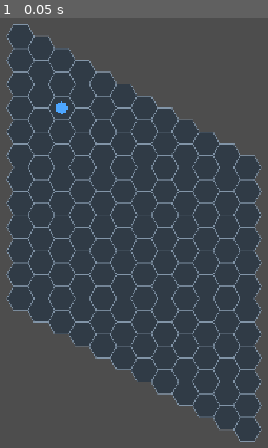
Above: before the commit, frame 1.
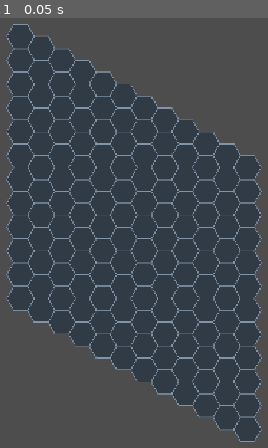
Above: after the commit, the same moment.

Repository: phelip-roberto/tatics-game
Game: Godot game, scene res://scenes/battle/battle.tscn
The game is run twice, just before and just after one commit, with the same random seed, the same clock (stepped at 60 frames per second) and the same inputs.
Inputs:
- Up to frame 1 (0.05 s): no input

The runs differ from the first frame. In frame 1, less than 0.1% of the frame differs, in the area x 20-26%, y 19-23%.

Commit message:
refactor(battle): separate units from the hex grid

Diff:
--- a/scenes/battle/battle.tscn
+++ b/scenes/battle/battle.tscn
@@ -1,6 +1,6 @@
 [gd_scene format=3 uid="uid://di1lrg3005f5g"]
 
-[ext_resource type="Script" uid="uid://cxxniyyxyk3x0" path="res://scripts/grid/hex_grid.gd" id="1_7gynk"]
+[ext_resource type="Script" uid="uid://cxxniyyxyk3x0" path="res://src/entities/hex_grid.gd" id="1_7gynk"]
 [ext_resource type="Script" path="res://scripts/battle/battle.gd" id="2_battle"]
 
 [node name="Battle" type="Node2D" unique_id=1058290417]
--- a/scenes/units/unit.tscn
+++ b/scenes/units/unit.tscn
@@ -1,6 +1,6 @@
 [gd_scene format=3 uid="uid://f55mlh0hftcd"]
 
-[ext_resource type="Script" uid="uid://fv1rqqsd8530" path="res://scripts/units/unit.gd" id="1_qgilm"]
+[ext_resource type="Script" uid="uid://fv1rqqsd8530" path="res://src/entities/tactical_unit.gd" id="1_qgilm"]
 
 [node name="Unit" type="Node2D" unique_id=1281609655]
 script = ExtResource("1_qgilm")
--- a/scripts/battle/battle.gd
+++ b/scripts/battle/battle.gd
@@ -1,11 +1,22 @@
-extends Node
+extends Node2D
+
+const UNIT_SCENE: PackedScene = preload("res://scenes/units/unit.tscn")
+const TEST_UNIT_CELL: Vector2i = Vector2i(2, 2)
+
+@onready var units_layer: Node2D = $Units
+@onready var hex_grid: HexGrid = $HexGrid
+
+var test_unit: TacticalUnit
 
 
-# Called when the node enters the scene tree for the first time.
 func _ready() -> void:
-	pass # Replace with function body.
+	test_unit = UNIT_SCENE.instantiate() as TacticalUnit
+	units_layer.add_child(test_unit)
+	hex_grid.configure_test_unit(test_unit, units_layer)
 
-
-# Called every frame. 'delta' is the elapsed time since the previous frame.
-func _process(delta: float) -> void:
-	pass
+	# Convert through global space because grid and units are sibling layers.
+	test_unit.scale = hex_grid.scale
+	test_unit.set_grid_cell(
+		TEST_UNIT_CELL,
+		hex_grid.cell_to_units_local(TEST_UNIT_CELL)
+	)
--- a/scripts/grid/hex_grid.gd
+++ b/src/entities/hex_grid.gd
@@ -1,20 +1,18 @@
 
 extends Node2D
+class_name HexGrid
 
 const GRID_WIDTH: int = 12
 const GRID_HEIGHT: int = 12
 const HEX_SIZE: float = 28.0
 const GRID_MARGIN: float = 24.0
 
-const UNIT_SCENE: PackedScene = preload(
-	"res://scenes/units/unit.tscn"
-)
-
 const CELL_COLOR := Color("#303b46")
 const CELL_BORDER_COLOR := Color("#8295a8")
 const REACHABLE_COLOR := Color("#426b68")
 
 var unit: TacticalUnit
+var units_layer: Node2D
 var unit_selected: bool = false
 
 
@@ -26,19 +24,15 @@
 	print("Posição da grade: ", position)
 	print("Escala da grade: ", scale)
 
-	create_unit()
-	print("Unidade criada: ", unit != null)
-
 	queue_redraw()
 
-func create_unit() -> void:
-	unit = UNIT_SCENE.instantiate() as TacticalUnit
-	add_child(unit)
-
-	unit.set_grid_cell(
-		Vector2i(2, 2),
-		cell_to_local(Vector2i(2, 2))
-	)
+func configure_test_unit(test_unit: TacticalUnit, unit_layer: Node2D) -> void:
+	unit = test_unit
+	units_layer = unit_layer
+
+
+func cell_to_units_local(cell: Vector2i) -> Vector2:
+	return units_layer.to_local(to_global(cell_to_local(cell)))
 
 
 func cell_to_local(cell: Vector2i) -> Vector2:
@@ -189,9 +183,11 @@
 	):
 		return
 
-	var mouse_position := to_local(
-		get_global_mouse_position()
-	)
+	handle_click_at_global_position(get_global_mouse_position())
+
+
+func handle_click_at_global_position(global_mouse_position: Vector2) -> void:
+	var mouse_position: Vector2 = to_local(global_mouse_position)
 
 	# Clique na unidade: seleciona ou deseleciona.
 	var unit_center := cell_to_local(unit.grid_cell)
@@ -219,7 +215,7 @@
 	if is_reachable(target_cell):
 		unit.set_grid_cell(
 			target_cell,
-			cell_to_local(target_cell)
+			cell_to_units_local(target_cell)
 		)
 
 		print("Unidade movimentada para: ", target_cell)
--- /dev/null
+++ b/tests/test_battle_scene.gd
@@ -0,0 +1,70 @@
+extends SceneTree
+
+const BATTLE_SCENE: PackedScene = preload("res://scenes/battle/battle.tscn")
+const POSITION_TOLERANCE: float = 0.01
+
+var _failure_count: int = 0
+
+
+func _initialize() -> void:
+	call_deferred("_run_scene_checks")
+
+
+func _run_scene_checks() -> void:
+	var battle: Node2D = BATTLE_SCENE.instantiate() as Node2D
+	root.add_child(battle)
+	await process_frame
+
+	var units_layer: Node2D = battle.get_node("Units") as Node2D
+	var grid: HexGrid = battle.get_node("HexGrid") as HexGrid
+	var unit: TacticalUnit = units_layer.get_node("Unit") as TacticalUnit
+	var expected_global_position: Vector2 = grid.to_global(
+		grid.cell_to_local(unit.grid_cell)
+	)
+
+	_check(unit.get_parent() == units_layer, "test unit is under the Units layer")
+	_check(
+		unit.global_position.distance_to(expected_global_position) <= POSITION_TOLERANCE,
+		"unit global position matches its grid cell after sibling transform conversion"
+	)
+	_check(
+		unit.scale.is_equal_approx(grid.scale),
+		"unit keeps the grid's scale when rendered in the sibling layer"
+	)
+
+	grid.handle_click_at_global_position(unit.global_position)
+	_check(unit.is_selected, "unit can still be selected")
+
+	var destination: Vector2i = Vector2i(3, 2)
+	grid.handle_click_at_global_position(grid.to_global(grid.cell_to_local(destination)))
+	var destination_global_position: Vector2 = grid.to_global(
+		grid.cell_to_local(destination)
+	)
+	_check(unit.grid_cell == destination, "selected unit can still move to a reachable cell")
+	_check(
+		unit.global_position.distance_to(destination_global_position) <= POSITION_TOLERANCE,
+		"moved unit remains aligned to the destination cell"
+	)
+
+	battle.queue_free()
+	await process_frame
+	_finish()
+
+
+func _check(condition: bool, description: String) -> void:
+	if condition:
+		print("PASS: ", description)
+		return
+
+	_failure_count += 1
+	push_error("FAIL: " + description)
+
+
+func _finish() -> void:
+	if _failure_count > 0:
+		push_error("Battle scene checks failed with %d failure(s)." % _failure_count)
+		quit(1)
+		return
+
+	print("All battle scene checks passed.")
+	quit(0)
Renamed: scripts/grid/hex_grid.gd.uid -> src/entities/hex_grid.gd.uid
Renamed: scripts/units/unit.gd -> src/entities/tactical_unit.gd
Renamed: scripts/units/unit.gd.uid -> src/entities/tactical_unit.gd.uid
